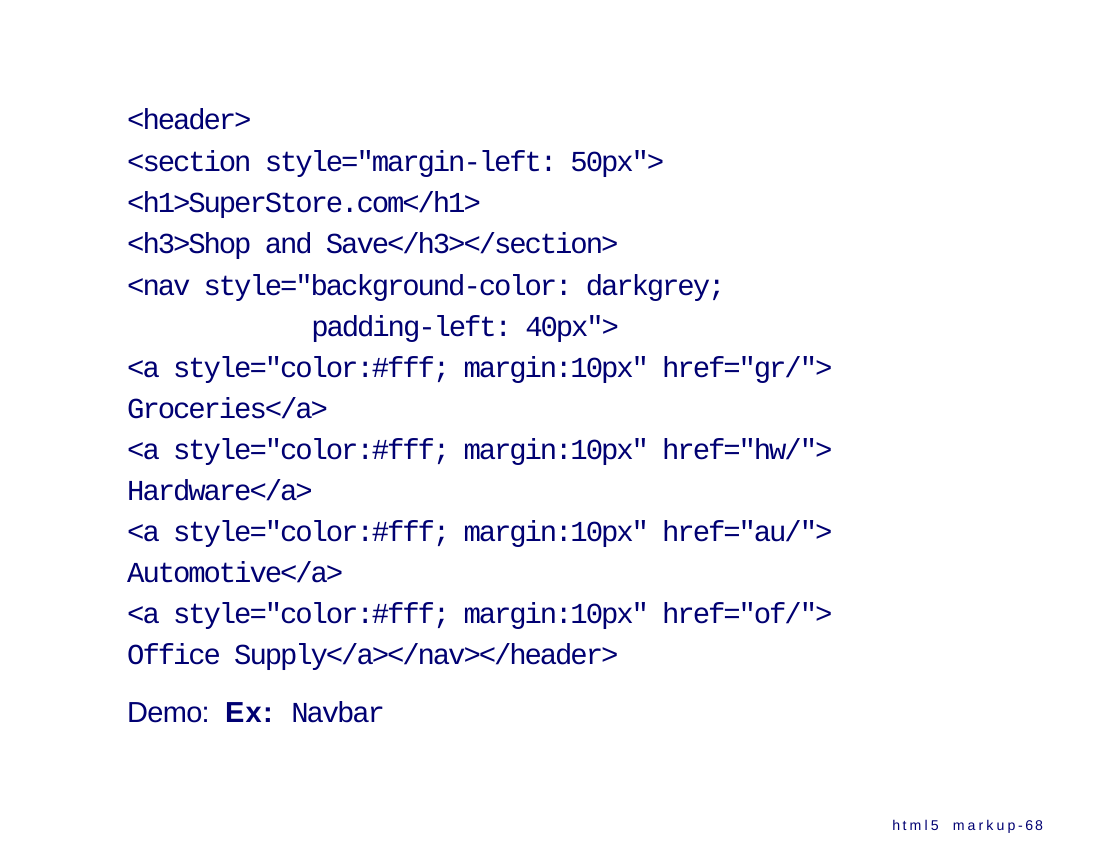
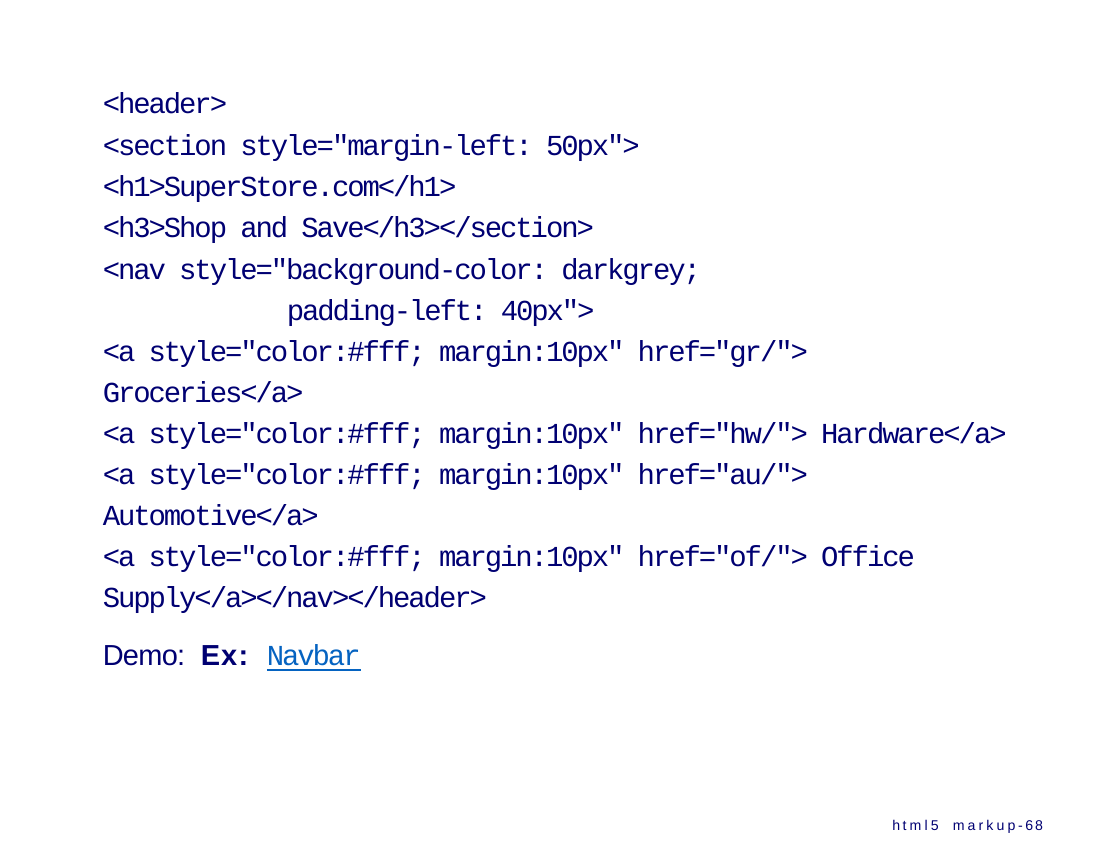
Before and after one commit to ppawar/ppawar.github.io, a slide deck: slide 68 of Spring2020/CSE102-S20/lectures/CSE102_S20_HTML.pptx. Drawn at 1120x865 pixels with LibreOffice and Linux fonts; fonts in the diff are those of the drawing. Boxes give left, top, right and bottom in pixels: in the first picture for what was removed or moved away, otherwise in the second. Text is boxed around its words. In the diff, an @@ line names an element or a change of style, - is before the commit and + after.

```diff
--- a/Spring2020/CSE102-S20/lectures/CSE102_S20_HTML.pptx
+++ b/Spring2020/CSE102-S20/lectures/CSE102_S20_HTML.pptx
@@ text "<header>": place and size @@
-text "<header>" at (127,109,832,723)
+text "<header>" at (103,93,1007,671)
@@ text at (103,644,361,671): text colour #000072 to #0563C1, underline on in "Navbar" @@
```
Also in this commit, not shown: 23 other slides changed, 1 slide added, 1 slide removed, 3 other files.
